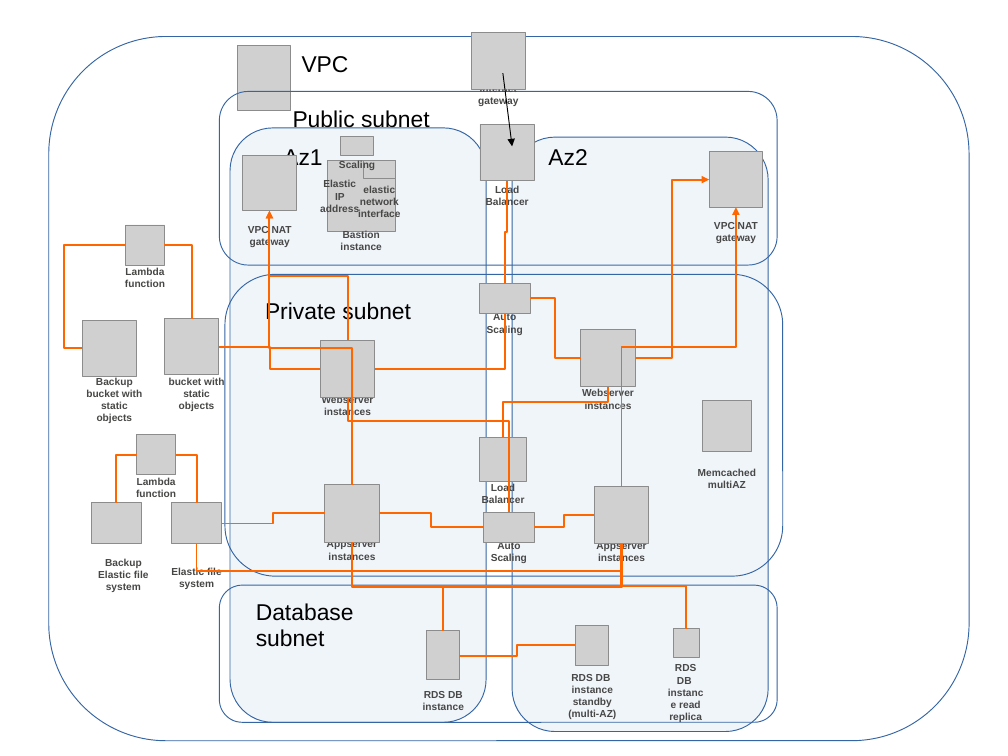
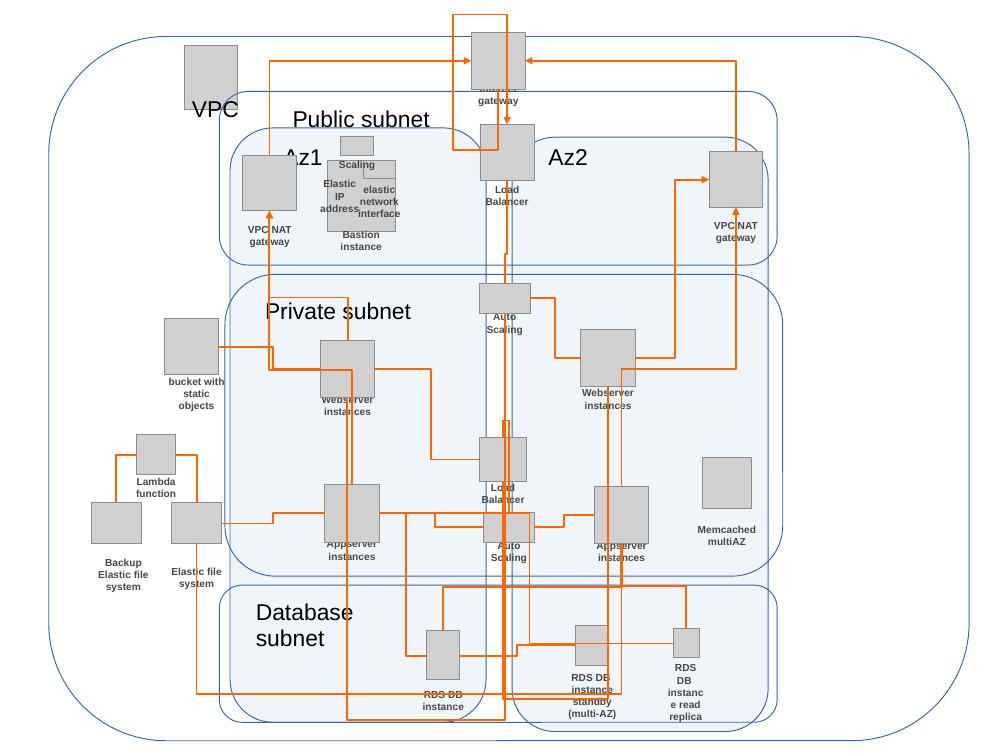
Before and after one commit to alusvedejs/alusvedejs_mybb, a slide deck: slide 3 of presentation.ppt (slide 2 before the commit). Drawn at 1008x756 pixels with LibreOffice and Linux fonts; fonts in the diff are those of the drawing; grey boxes stand for pictures; background and template pictures are left out. Boxes give left, top, right and bottom in pixels: in the first picture for what was removed or moved away, otherwise in the second. Text is boxed around its words. In the diff, an @@ line names an element or a change of style, - is before the commit and + after.

Commit message:
Work in progress presentation.

```diff
--- a/presentation.ppt
+++ b/presentation.ppt
@@ elbow arrow added from (499, 89) to (508, 124), #FF6600 1.5 pt @@
@@ picture: place and size @@
-picture at <box>238,46,291,110</box>
+picture at <box>185,45,238,109</box>
@@ elbow arrow added from (270, 155) to (471, 60), #FF6600 1.5 pt @@
@@ arrow removed from (503, 73) to (512, 146) @@
@@ elbow arrow added from (736, 152) to (525, 60), #FF6600 1.5 pt @@
@@ text "VPC" rewrapped from <box>302,56,349,73</box> to <box>192,99,239,123</box> @@
@@ elbow arrow (636, 359) - (710, 179): route changed @@
@@ elbow line (505, 284) - (508, 181): route changed @@
@@ elbow arrow (622, 487) - (736, 208): route changed @@
@@ picture removed at <box>125,225,165,265</box> @@
@@ elbow arrow (348, 340) - (270, 211): route changed @@
@@ elbow arrow (352, 485) - (270, 211): route changed @@
@@ elbow line removed from (126, 245) to (82, 349) @@
@@ text removed at <box>125,267,165,287</box> @@
-Lambda function
@@ elbow line removed from (192, 319) to (165, 245) @@
@@ picture removed at <box>82,320,136,377</box> @@
@@ elbow line added from (505, 314) to (348, 398), #FF6600 1.5 pt @@
@@ elbow line removed from (505, 314) to (375, 370) @@
@@ elbow line (219, 347) - (320, 370): route changed @@
@@ text removed at <box>86,378,142,423</box> @@
-Backup bucket with static objects
@@ elbow line moved from (348, 398) - (503, 437) to (375, 369) - (480, 460) @@
@@ elbow line removed from (608, 387) to (503, 437) @@
@@ elbow line added from (608, 387) to (503, 482), #FF6600 1.5 pt @@
@@ picture: place and size @@
-picture at <box>702,401,752,452</box>
+picture at <box>702,457,752,509</box>
@@ elbow line (484, 528) - (379, 513): route changed @@
@@ elbow line moved from (352, 542) - (686, 629) to (380, 513) - (673, 644) @@
@@ elbow line moved from (352, 542) - (444, 631) to (380, 513) - (427, 656) @@
@@ text "Memcached multiAZ": place and size @@
-text "Memcached multiAZ" at <box>698,468,756,488</box>
+text "Memcached multiAZ" at <box>698,525,756,545</box>
@@ elbow line (197, 544) - (622, 544): route changed @@
```
Also in this commit, not shown: 4 slides added, 1 slide removed.
